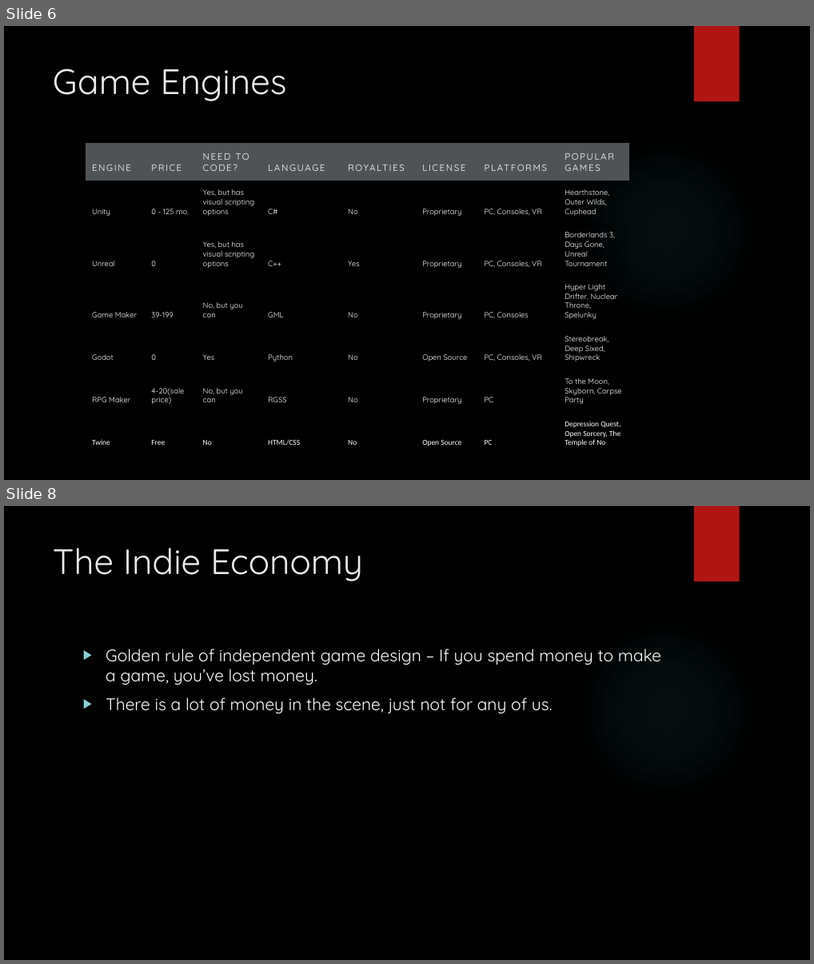
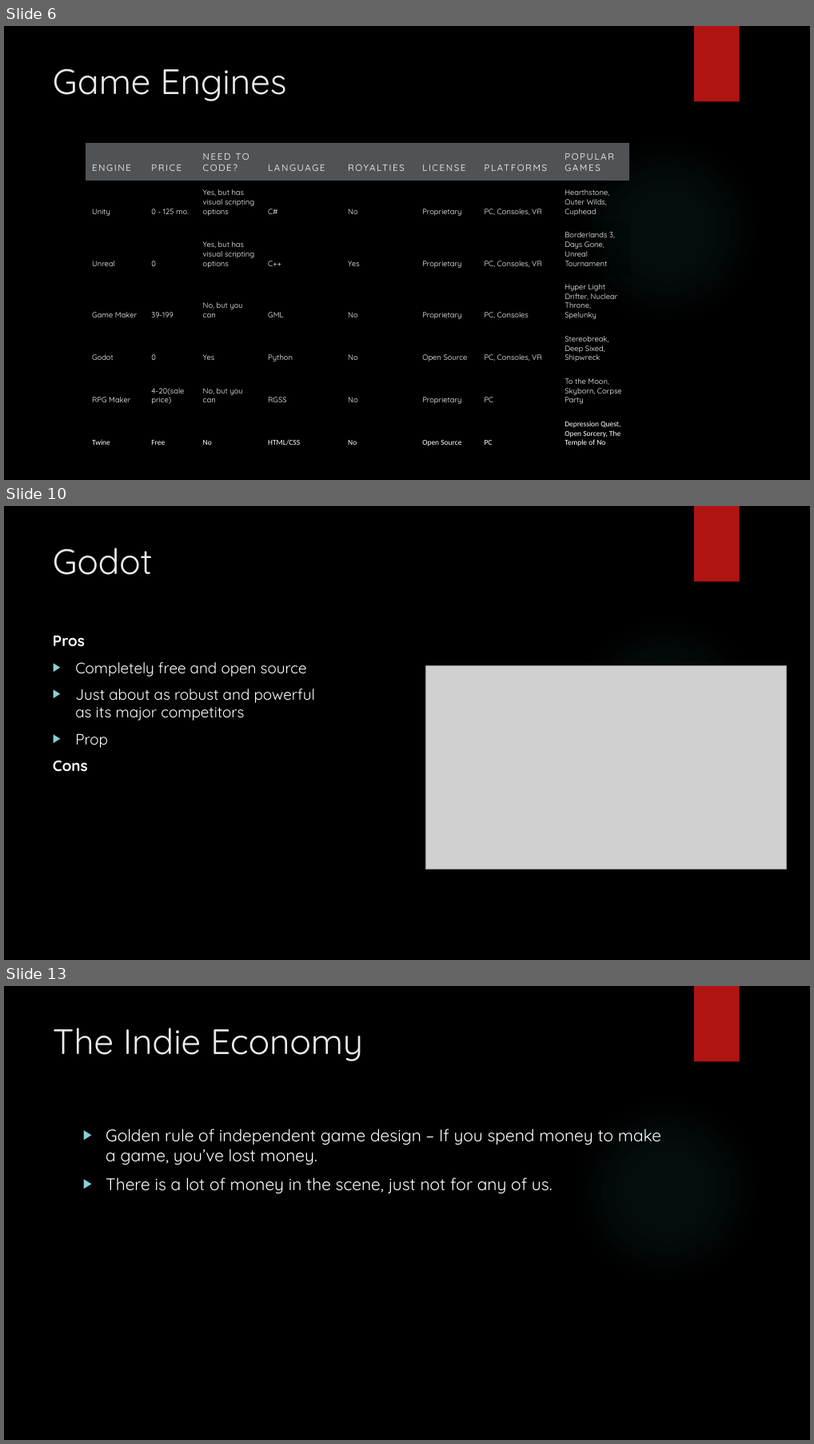
Before and after one commit to AllenOliver/How-to-Make-Games-at-Home-for-Cheap, a slide deck: How to Make Games at Home for Cheap.pptx. Shown one above the other, each under a label of ours: slides 6 and 8 before the commit, slides 6, 10 and 13 after it; the slides between them are not shown. The pictures are 814x964 and 814x1444 pixels, drawn with LibreOffice and Linux fonts; fonts in the diff are those of the drawing; grey boxes stand for pictures; background and template pictures are left out. Boxes give left, top, right and bottom in pixels: in the first picture for what was removed or moved away, otherwise in the second. Text is boxed around its words. In the diff, an @@ line names an element or a change of style, - is before the commit and + after.

```diff
--- a/How to Make Games at Home for Cheap.pptx
+++ b/How to Make Games at Home for Cheap.pptx
@@ slide 10 added at <box>4,506,810,960</box>, background picture (left out); not listed: 2 template elements that a slide beside it also shows @@
@@ title added at <box>53,548,153,575</box>, 42 pt, text #EBEBEB @@
+Godot
@@ text added at <box>53,635,315,771</box>, 18 pt, text #FFFFFF @@
+Pros
+▶ Completely free and open source
+▶ Just about as robust and powerful as its major competitors
+▶ Prop
+Cons
@@ picture added at <box>426,666,787,869</box> @@
@@ what was slide 8 is now slide 13 @@
```
Also in this commit, not shown: 5 other slides added, 1 slide removed, 5 other files.
